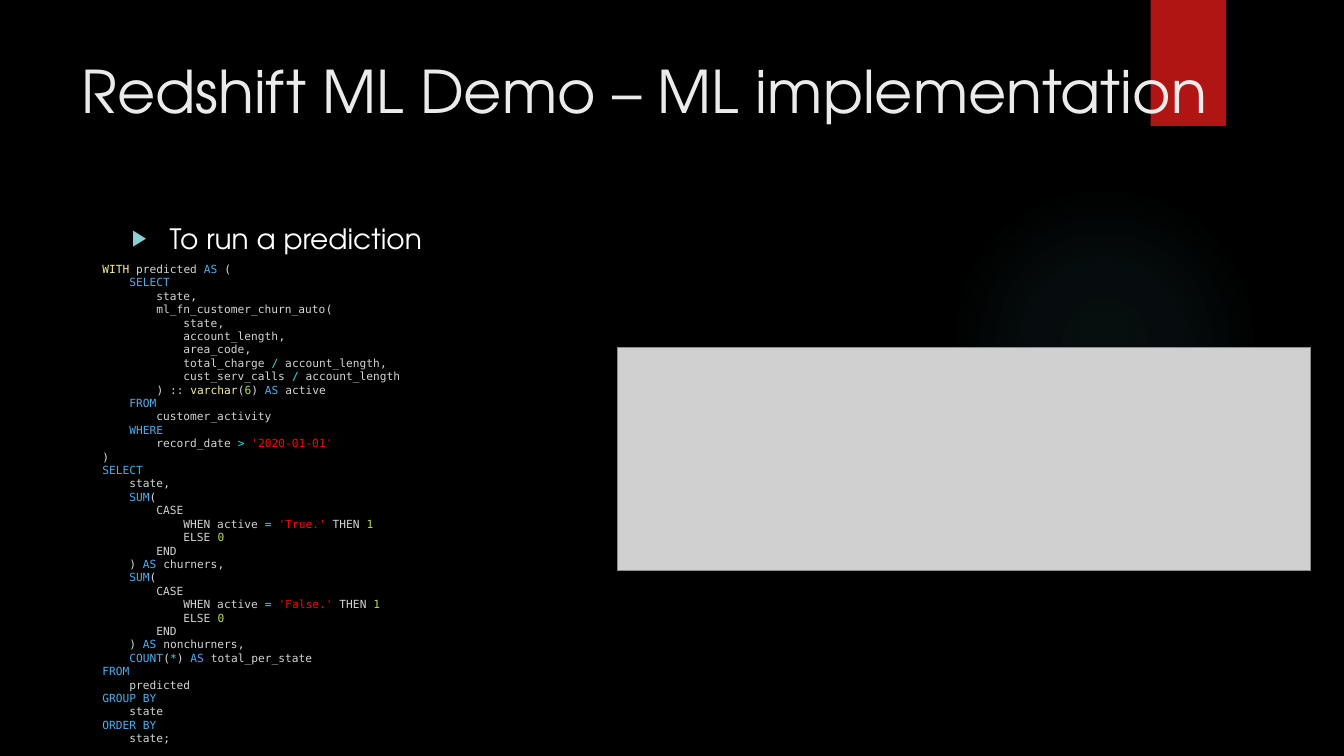
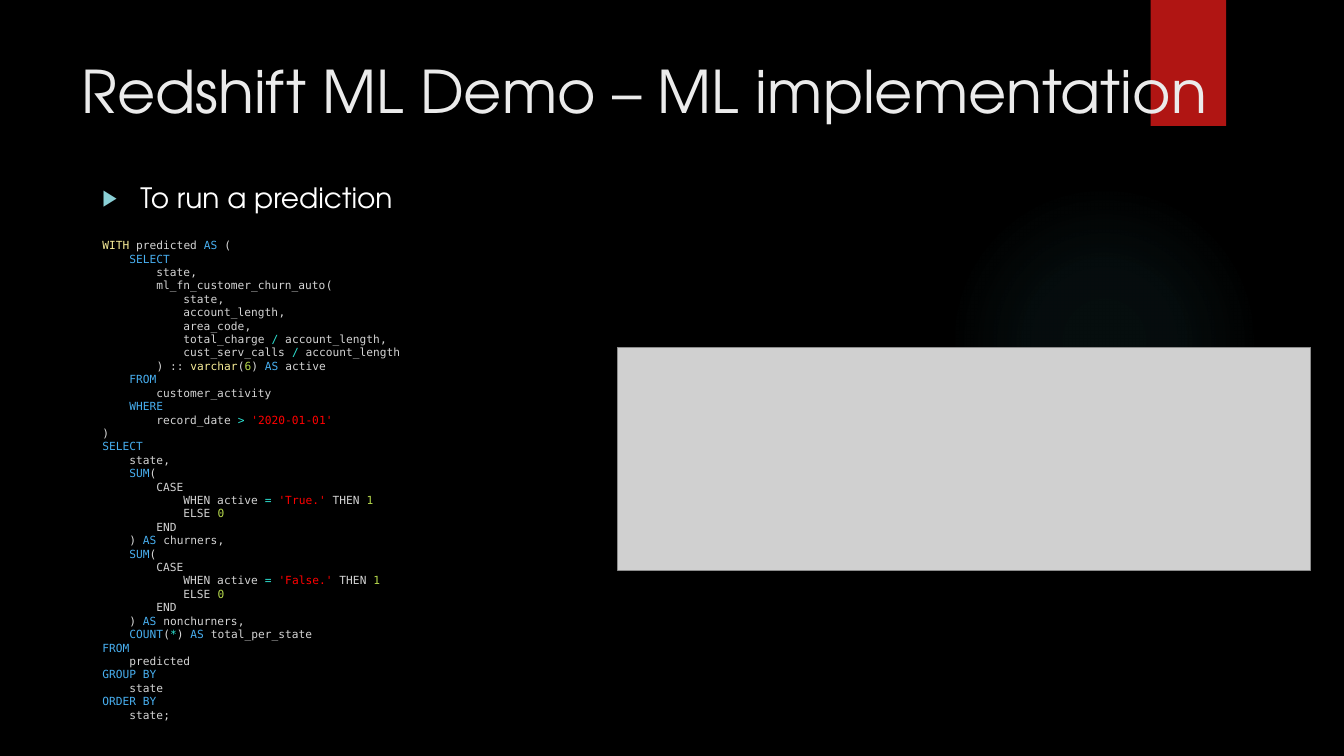
Before and after one commit to blasher565/advDBM_csit565, a slide deck: slide 21 of Final/lasher_redshift_dl_ml_csit565_final.pptx. Drawn at 1344x756 pixels with LibreOffice and Linux fonts; fonts in the diff are those of the drawing; grey boxes stand for pictures; background and template pictures are left out. Boxes give left, top, right and bottom in pixels: in the first picture for what was removed or moved away, otherwise in the second. Text is boxed around its words. In the diff, an @@ line names an element or a change of style, - is before the commit and + after.

```diff
--- a/Final/lasher_redshift_dl_ml_csit565_final.pptx
+++ b/Final/lasher_redshift_dl_ml_csit565_final.pptx
@@ text "To run a prediction": place and size @@
-text "To run a prediction" at [170,228,422,255]
+text "To run a prediction" at [140,187,392,214]
@@ text "WITH predicted AS (": place and size @@
-text "WITH predicted AS (" at [102,264,401,744]
+text "WITH predicted AS (" at [102,240,401,721]
```
Also in this commit, not shown: 4 other slides changed, 1 other file.
